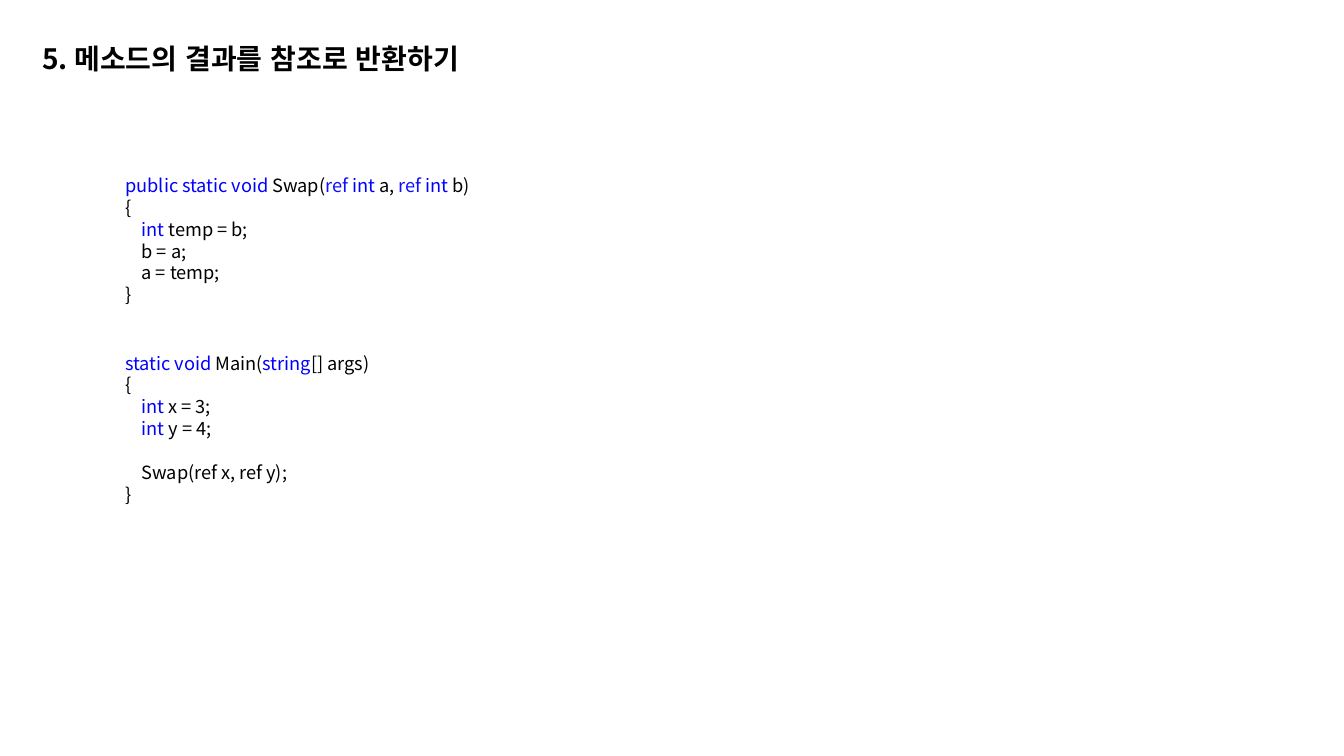
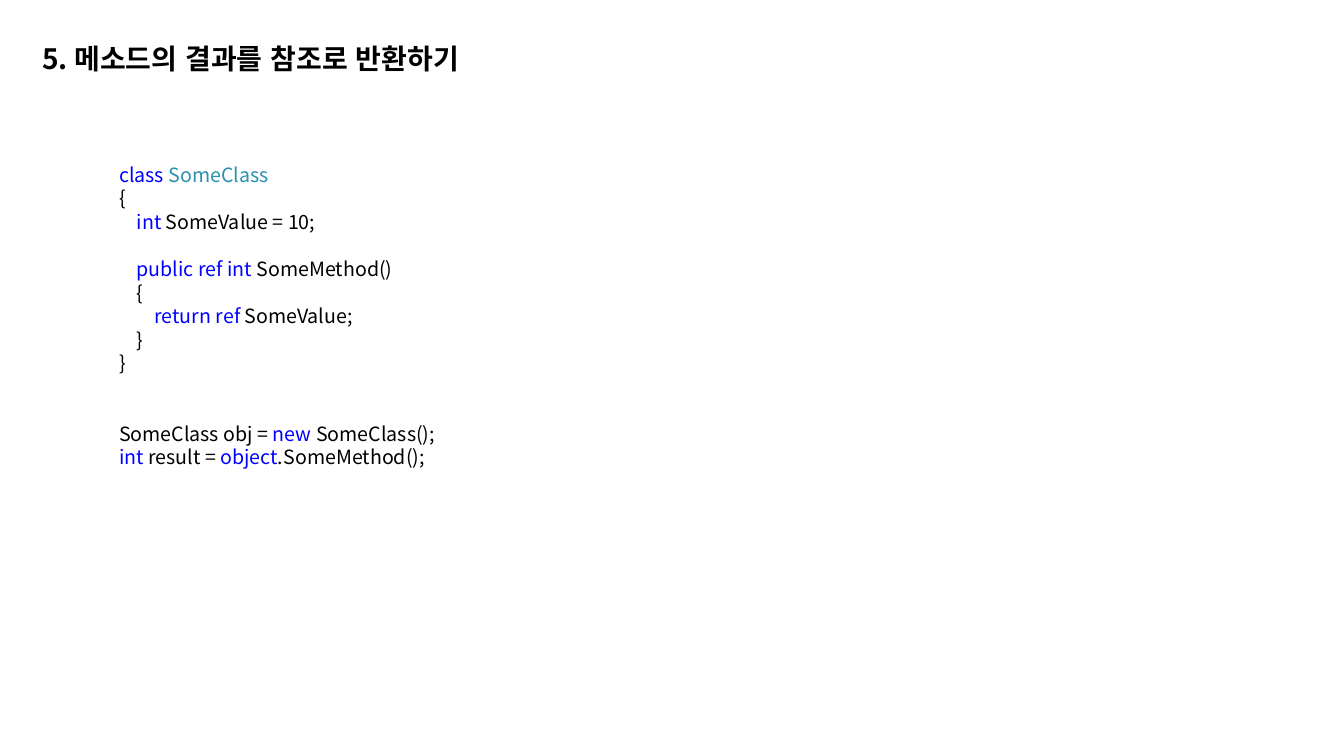
Before and after one commit to ccy01030/coding, a slide deck: slide 5 of 메소드로 코드 간추리기.pptx. Drawn at 1344x756 pixels with LibreOffice and Linux fonts; fonts in the diff are those of the drawing. Boxes give left, top, right and bottom in pixels: in the first picture for what was removed or moved away, otherwise in the second. Text is boxed around its words. In the diff, an @@ line names an element or a change of style, - is before the commit and + after.

```diff
--- a/메소드로 코드 간추리기.pptx
+++ b/메소드로 코드 간추리기.pptx
@@ text "class SomeClass": place and size @@
-text "class SomeClass" at box(125, 177, 469, 284)
+text "class SomeClass" at box(119, 166, 435, 469)
@@ text "class SomeClass" at box(119, 166, 435, 469): size 13 to 14 pt in "{", "}" @@
@@ text at box(119, 166, 269, 183): text changed; size 13 to 14 pt; text colour #0000FF to #2B91AF @@
-public static void Swap(ref int a, ref int b)
+class SomeClass
@@ text at box(137, 213, 393, 327): text changed; size 13 to 14 pt @@
-int temp = b;
-b = a;
-a = temp;
+int SomeValue = 10;
+public ref int SomeMethod()
+{
+return ref SomeValue;
@@ text removed at box(125, 355, 369, 484) @@
-static void Main(string[] args)
-{
-int x = 3;
-int y = 4;
-Swap(ref x, ref y);
-}
@@ text at box(119, 425, 435, 469): paragraphs added @@
+}
+SomeClass obj = new SomeClass();
+int result = object.SomeMethod();
```
Also in this commit, not shown: 4 other slides changed, 6 slides added.
